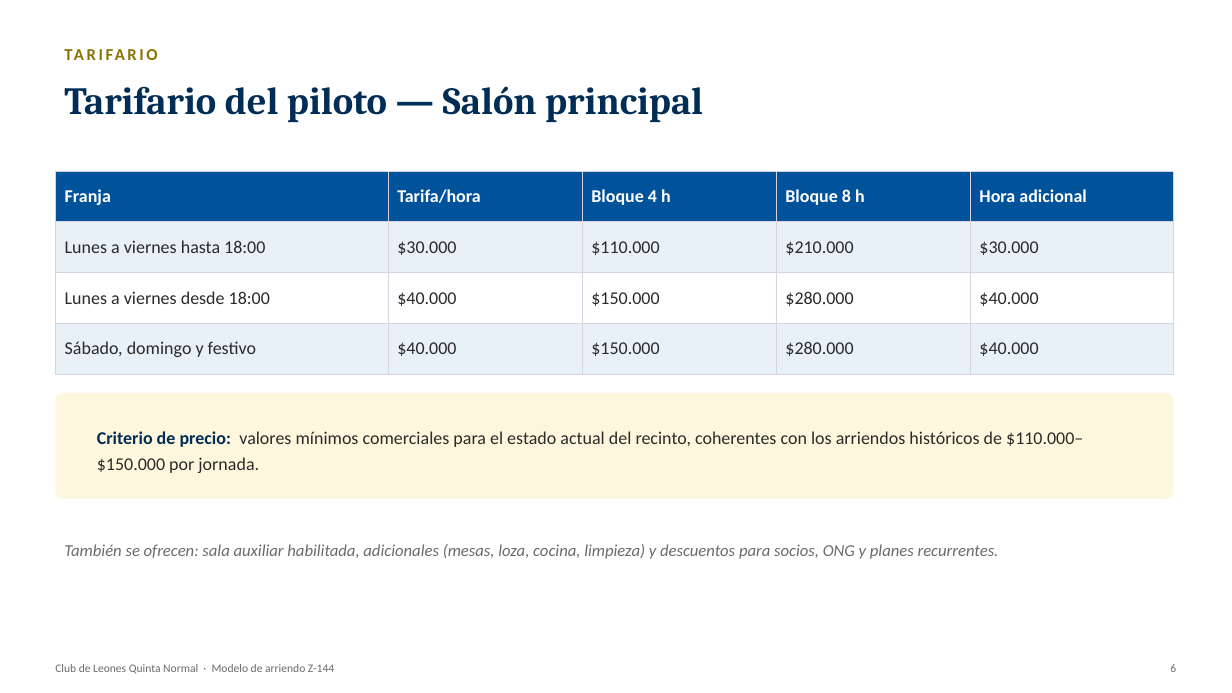
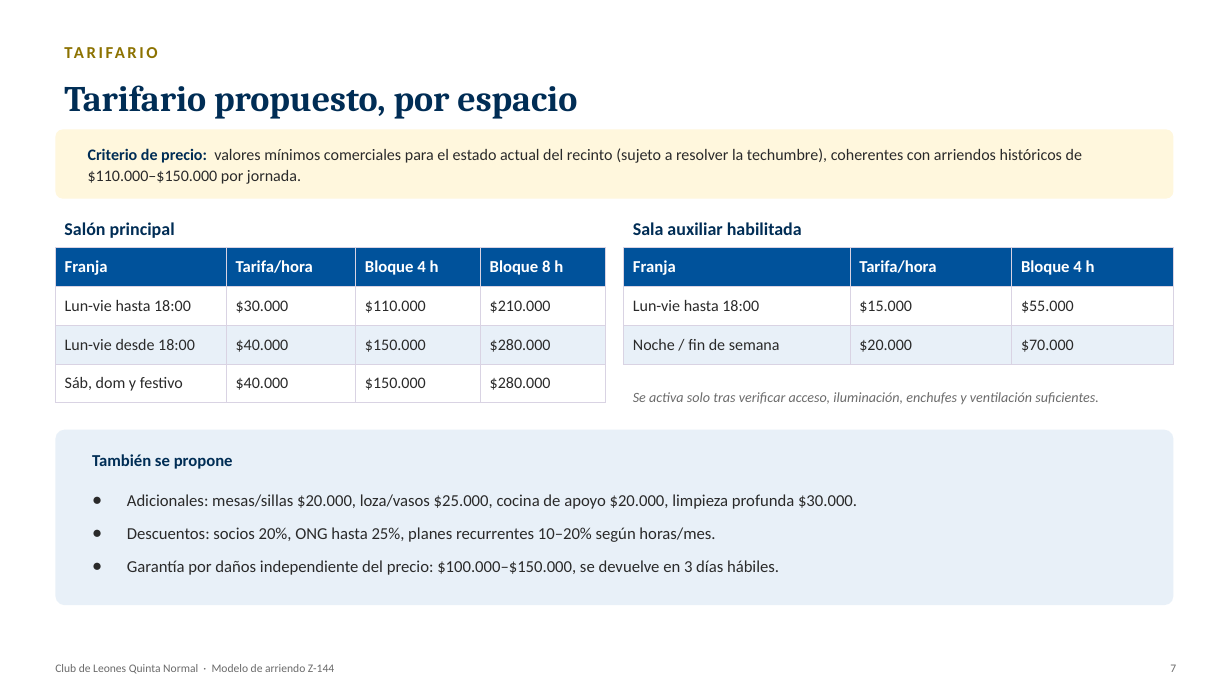
Before and after one commit to wbarrientosd-svg/claude, a slide deck: slide 7 of informes/Presentacion_Modelo_Arriendo_Club_Leones_Z144.pptx (slide 6 before the commit). Drawn at 1232x693 pixels with LibreOffice and Linux fonts; fonts in the diff are those of the drawing. Boxes give left, top, right and bottom in pixels: in the first picture for what was removed or moved away, otherwise in the second. Text is boxed around its words. In the diff, an @@ line names an element or a change of style, - is before the commit and + after.

```diff
--- a/informes/Presentacion_Modelo_Arriendo_Club_Leones_Z144.pptx
+++ b/informes/Presentacion_Modelo_Arriendo_Club_Leones_Z144.pptx
@@ text "TARIFARIO" rewrapped from box(55, 39, 980, 68) to box(55, 37, 1072, 67) @@
@@ text at box(64, 85, 577, 119): text changed; size 30 to 28 pt @@
-Tarifario del piloto — Salón principal
+Tarifario propuesto, por espacio
@@ rounded rectangle added at box(55, 129, 1174, 199), fill #FFF7DD @@
@@ text at box(88, 148, 1082, 184): text changed; size 14 to 12.5 pt @@
-Criterio de precio: valores mínimos comerciales para el estado actual del recinto, coherentes con los arriendos históricos de $110.000–$150.000 por jornada.
+Criterio de precio: valores mínimos comerciales para el estado actual del recinto (sujeto a resolver la techumbre), coherentes con arriendos históricos de $110.000–$150.000 por jornada.
@@ text added at box(64, 222, 175, 238), 14 pt, text #002D55, bold @@
+Salón principal
@@ text added at box(633, 222, 802, 235), 14 pt, text #002D55, bold @@
+Sala auxiliar habilitada
@@ table at box(55, 248, 605, 395) @@
-column 1: Franja | Lunes a viernes hasta 18:00 | Lunes a viernes desde 18:00 | Sábado, domingo y festivo
+column 1: Franja | Lun-vie hasta 18:00 | Lun-vie desde 18:00 | Sáb, dom y festivo
-column 5: Hora adicional | $30.000 | $40.000 | $40.000
@@ table: place and size @@
-table at box(55, 171, 1174, 365)
+table at box(55, 248, 605, 395)
@@ table added at box(624, 248, 1174, 356), 3 rows, 3 columns @@
+Franja | Tarifa/hora | Bloque 4 h
+Lun-vie hasta 18:00 | $15.000 | $55.000
+Noche / fin de semana | $20.000 | $70.000
@@ text added at box(633, 392, 1099, 404), 11 pt, text #6B6B6B, italic @@
+Se activa solo tras verificar acceso, iluminación, enchufes y ventilación suficientes.
@@ rounded rectangle: place and size @@
-rounded rectangle at box(55, 393, 1174, 499)
+rounded rectangle at box(55, 430, 1174, 605)
@@ rounded rectangle at box(55, 430, 1174, 605): fill #FFF7DD to #E8F0F8; proportions changed @@
@@ text added at box(92, 454, 233, 469), 13 pt, text #002D55, bold @@
+También se propone
@@ text "Adicionales: mesas/sillas $20.000, loza/vasos $25.000, ..." at box(127, 494, 857, 575): vertical alignment middle to top @@
@@ text at box(127, 494, 857, 575): text changed; text colour #6B6B6B to #2A2A2A; italic off @@
-También se ofrecen: sala auxiliar habilitada, adicionales (mesas, loza, cocina, limpieza) y descuentos para socios, ONG y planes recurrentes.
+● Adicionales: mesas/sillas $20.000, loza/vasos $25.000, cocina de apoyo $20.000, limpieza profunda $30.000.
+● Descuentos: socios 20%, ONG hasta 25%, planes recurrentes 10–20% según horas/mes.
+● Garantía por daños independiente del precio: $100.000–$150.000, se devuelve en 3 días hábiles.
@@ text at box(1170, 664, 1176, 672): text changed @@
-6
+7
```
Also in this commit, not shown: 6 other slides changed, 4 slides added, 3 slides removed.
